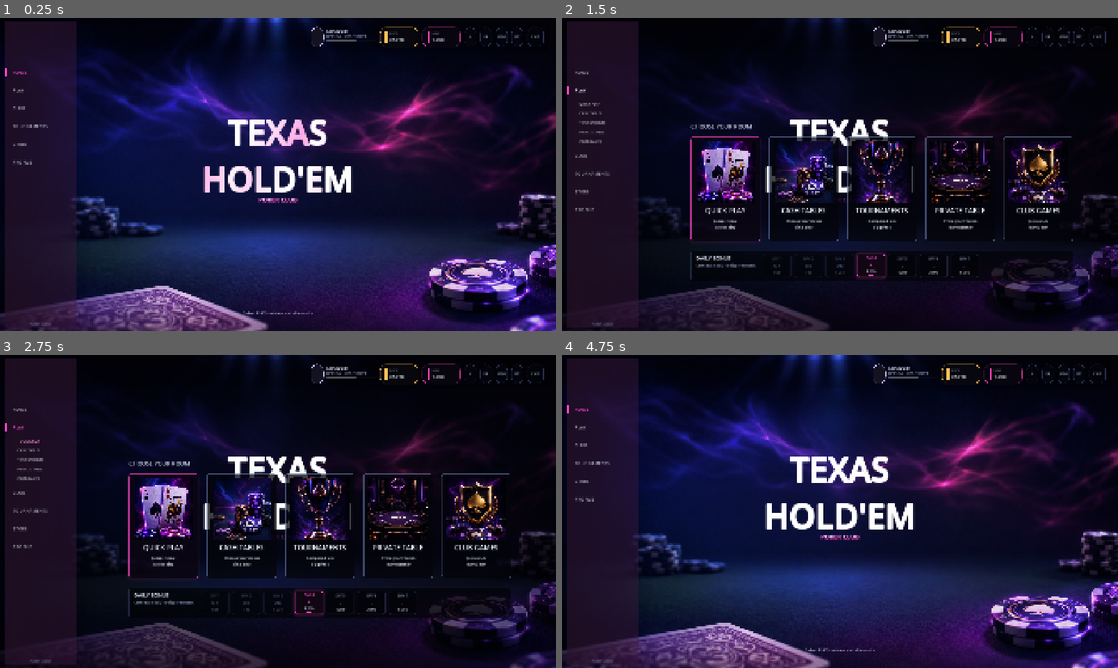
Above: before the commit, frames 1-4 (two rows, left to right).
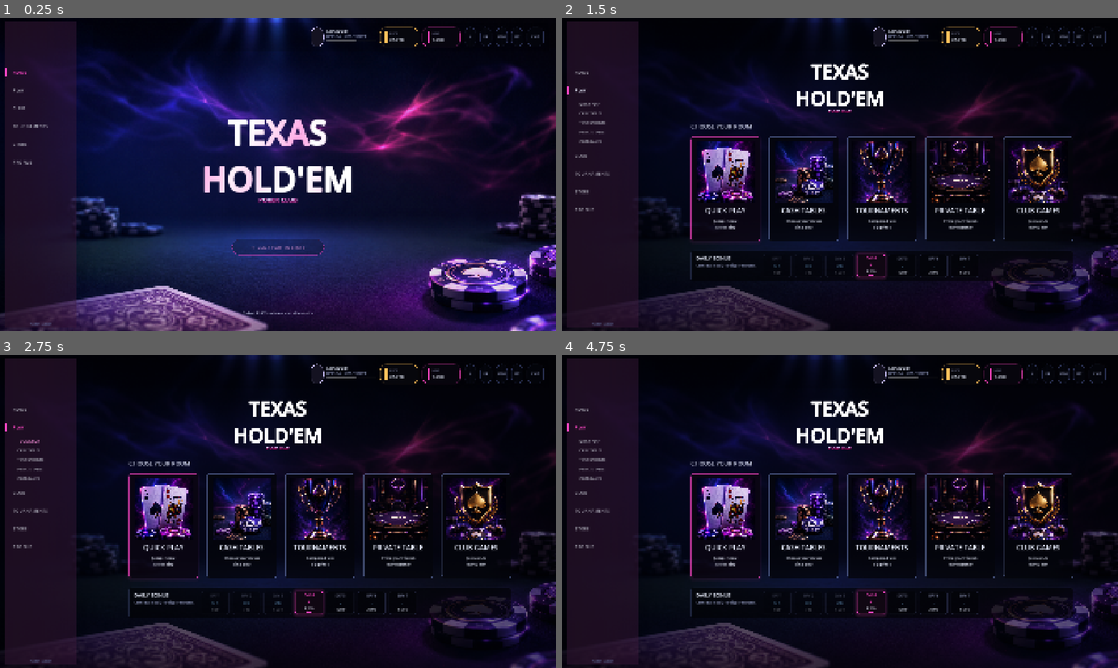
Above: after the commit, the same moments.

Repository: jjbondth18/texas
Game: Godot game, scene res://scenes/screens/home_lobby_screen.tscn
Same seed, same stepped clock (60 frames per second), same inputs: the game is played once before the commit and once after it.
Inputs (mouse positions are in pixels of both pictures, inside the frame that each line leads up to):
- Up to frame 1 (0.25 s): no input
- Up to frame 2 (1.5 s): click "PLAY" at 0.5 s; click "PLAY" at 1.25 s
- Up to frame 3 (2.75 s): click "QUICK PLAY" at 2 s
- Up to frame 4 (4.75 s): click "QUICK PLAY" at 2.75 s; click "HOME" at 3.5 s; click (840, 583) at 4.25 s, where only the run after the commit has a clickable "→ CLICK PLAY TO START"

The runs differ from the first frame. In frame 1, 0.8% of the frame differs, in the area x 41-59%, y 70-76%; in frame 2, 1.9%; in frame 3, 1.9%; in frame 4, 58%, in the area x 0-100%, y 0-100%.

Commit message:
antigravity: implement logo spatial transformation and neon Click-to-Start CTA button

Diff:
--- a/scripts/screens/home_lobby_screen.gd
+++ b/scripts/screens/home_lobby_screen.gd
@@ -31,6 +31,14 @@
 var _expanded := false
 var _bg_breath_tween: Tween
 
+const LOGO_COLLAPSED_Y := 275.0
+const LOGO_EXPANDED_Y := 20.0
+const LOGO_COLLAPSED_SCALE := Vector2(1.0, 1.0)
+const LOGO_EXPANDED_SCALE := Vector2(0.58, 0.58)
+
+var _cta_button: Button
+var _cta_float_time := 0.0
+
 func _ready() -> void:
 	# Force standalone windowed mode to bypass Godot editor stretch bugs
 	DisplayServer.window_set_mode(DisplayServer.WINDOW_MODE_WINDOWED)
@@ -160,6 +168,7 @@
 	_prompt.mouse_filter = Control.MOUSE_FILTER_IGNORE
 	HomeTheme.make_font_settings(_prompt, 14, Color(0.86, 0.90, 1.0, 0.86))
 	_lobby_ui_root.add_child(_prompt)
+	_build_cta_button()
 
 func _build_center_brand() -> void:
 	_center_brand = Control.new()
@@ -320,21 +329,29 @@
 func _set_expanded(value: bool, immediate: bool = false) -> void:
 	_expanded = value
 
-	var logo_target := 0.15 if value else 1.0
 	var prompt_target := 0.0 if value else 1.0
 	var panel_target := 1.0 if value else 0.0
 	var bg_target := Color(0.48, 0.45, 0.52, 1.0) if value else Color(1.34, 1.30, 1.40, 1.0)
 
+	var logo_pos_y := LOGO_EXPANDED_Y if value else LOGO_COLLAPSED_Y
+	var logo_scale := LOGO_EXPANDED_SCALE if value else LOGO_COLLAPSED_SCALE
+
 	if _transition_tween:
 		_transition_tween.kill()
 
 	if immediate:
-		_center_brand.modulate.a = logo_target
+		_center_brand.position.y = logo_pos_y
+		_center_brand.scale = logo_scale
+		_center_brand.modulate.a = 1.0
 		_center_brand.visible = true
 		_prompt.modulate.a = prompt_target
 		_prompt.visible = not value
 		_play_panel.modulate.a = panel_target
 		_play_panel.visible = value
+		if _cta_button:
+			_cta_button.visible = not value
+			_cta_button.disabled = value
+			_cta_button.modulate.a = 0.0 if value else 1.0
 		_stop_bg_breathing()
 		if _background_texture:
 			_background_texture.modulate = bg_target
@@ -350,22 +367,42 @@
 		_play_panel.modulate.a = 0.0
 		_transition_tween.tween_property(_play_panel, "modulate:a", 1.0, 0.25).set_trans(Tween.TRANS_CUBIC).set_ease(Tween.EASE_OUT)
 
-		_center_brand.visible = true
-		_transition_tween.tween_property(_center_brand, "modulate:a", 0.15, 0.2).set_trans(Tween.TRANS_CUBIC).set_ease(Tween.EASE_OUT)
+		# Animate logo spatial transformation in 0.4s
+		_transition_tween.tween_property(_center_brand, "position:y", logo_pos_y, 0.4).set_trans(Tween.TRANS_CUBIC).set_ease(Tween.EASE_OUT)
+		_transition_tween.tween_property(_center_brand, "scale", logo_scale, 0.4).set_trans(Tween.TRANS_CUBIC).set_ease(Tween.EASE_OUT)
+		_transition_tween.tween_property(_center_brand, "modulate:a", 1.0, 0.4).set_trans(Tween.TRANS_CUBIC).set_ease(Tween.EASE_OUT)
+
 		_transition_tween.tween_property(_prompt, "modulate:a", 0.0, 0.2).set_trans(Tween.TRANS_CUBIC).set_ease(Tween.EASE_OUT)
+
+		if _cta_button:
+			_cta_button.disabled = true
+			_transition_tween.tween_property(_cta_button, "modulate:a", 0.0, 0.25).set_trans(Tween.TRANS_CUBIC).set_ease(Tween.EASE_OUT)
+
 		if _background_texture:
 			_transition_tween.tween_property(_background_texture, "modulate", bg_target, 0.25).set_trans(Tween.TRANS_CUBIC).set_ease(Tween.EASE_OUT)
 
 		_transition_tween.chain().tween_callback(func() -> void:
 			_prompt.visible = false
+			if _cta_button:
+				_cta_button.visible = false
 		)
 	else:
 		_center_brand.visible = true
 		_prompt.visible = true
 		_prompt.modulate.a = 0.0
 
-		_transition_tween.tween_property(_center_brand, "modulate:a", 1.0, 0.25).set_trans(Tween.TRANS_CUBIC).set_ease(Tween.EASE_OUT)
+		if _cta_button:
+			_cta_button.visible = true
+			_cta_button.modulate.a = 0.0
+
+		# Animate logo spatial transformation in 0.4s
+		_transition_tween.tween_property(_center_brand, "position:y", logo_pos_y, 0.4).set_trans(Tween.TRANS_CUBIC).set_ease(Tween.EASE_OUT)
+		_transition_tween.tween_property(_center_brand, "scale", logo_scale, 0.4).set_trans(Tween.TRANS_CUBIC).set_ease(Tween.EASE_OUT)
+		_transition_tween.tween_property(_center_brand, "modulate:a", 1.0, 0.4).set_trans(Tween.TRANS_CUBIC).set_ease(Tween.EASE_OUT)
+
 		_transition_tween.tween_property(_prompt, "modulate:a", 1.0, 0.25).set_trans(Tween.TRANS_CUBIC).set_ease(Tween.EASE_OUT)
+		if _cta_button:
+			_transition_tween.tween_property(_cta_button, "modulate:a", 1.0, 0.25).set_trans(Tween.TRANS_CUBIC).set_ease(Tween.EASE_OUT)
 
 		_transition_tween.tween_property(_play_panel, "modulate:a", 0.0, 0.2).set_trans(Tween.TRANS_CUBIC).set_ease(Tween.EASE_OUT)
 		if _background_texture:
@@ -373,6 +410,8 @@
 
 		_transition_tween.chain().tween_callback(func() -> void:
 			_play_panel.visible = false
+			if _cta_button:
+				_cta_button.disabled = false
 			_start_bg_breathing()
 		)
 
@@ -475,3 +514,59 @@
 
 func update_daily_bonus(_data: Dictionary) -> void:
 	pass
+
+func _build_cta_button() -> void:
+	_cta_button = Button.new()
+	_cta_button.name = "LobbyCTAButton"
+	_cta_button.text = "→  CLICK PLAY TO START"
+
+	# Layout / Anchors
+	_cta_button.anchor_left = 0.5
+	_cta_button.anchor_top = 0.5
+	_cta_button.anchor_right = 0.5
+	_cta_button.anchor_bottom = 0.5
+
+	# Size and Position
+	_cta_button.custom_minimum_size = Vector2(320, 56)
+	_cta_button.offset_left = -160
+	_cta_button.offset_top = 220
+	_cta_button.offset_right = 160
+	_cta_button.offset_bottom = 276
+	_cta_button.pivot_offset = Vector2(160, 28)
+
+	# Font override
+	_cta_button.add_theme_font_size_override("font_size", 16)
+	_cta_button.add_theme_color_override("font_color", Color(1.0, 0.65, 0.90, 0.78))
+	_cta_button.add_theme_color_override("font_hover_color", Color(1.0, 0.85, 0.98, 1.0))
+	_cta_button.add_theme_color_override("font_pressed_color", Color(1.0, 0.90, 1.0, 1.0))
+
+	# Styleboxes
+	var style_normal := HomeTheme.make_button_style(Color(0.008, 0.010, 0.024, 0.35), Color(1.0, 0.28, 0.78, 0.25), 28)
+	var style_hover := HomeTheme.make_button_style(Color(0.018, 0.022, 0.052, 0.65), Color(1.0, 0.28, 0.78, 0.90), 28)
+	style_hover.shadow_color = Color(1.0, 0.28, 0.78, 0.30)
+	style_hover.shadow_size = 14
+	var style_pressed := HomeTheme.make_button_style(Color(0.12, 0.02, 0.08, 0.60), Color(1.0, 0.28, 0.78, 1.0), 28)
+
+	_cta_button.add_theme_stylebox_override("normal", style_normal)
+	_cta_button.add_theme_stylebox_override("hover", style_hover)
+	_cta_button.add_theme_stylebox_override("pressed", style_pressed)
+	_cta_button.add_theme_stylebox_override("focus", StyleBoxEmpty.new())
+
+	_cta_button.pressed.connect(func() -> void:
+		set_state(LobbyState.PLAY_EXPANDED)
+	)
+
+	_lobby_ui_root.add_child(_cta_button)
+
+func _process(delta: float) -> void:
+	if not _expanded and _cta_button and _cta_button.visible:
+		_cta_float_time += delta
+		var float_offset := sin(_cta_float_time * 2.2) * 6.0
+		_cta_button.offset_top = 220.0 + float_offset
+		_cta_button.offset_bottom = 276.0 + float_offset
+
+		if not _cta_button.is_hovered():
+			var alpha := 0.75 + sin(_cta_float_time * 1.8) * 0.25
+			_cta_button.modulate.a = alpha
+		else:
+			_cta_button.modulate.a = 1.0
Binary file changed: docs/screenshots/runtime_collapsed_home.png
Binary file changed: docs/screenshots/runtime_play_expanded.png
